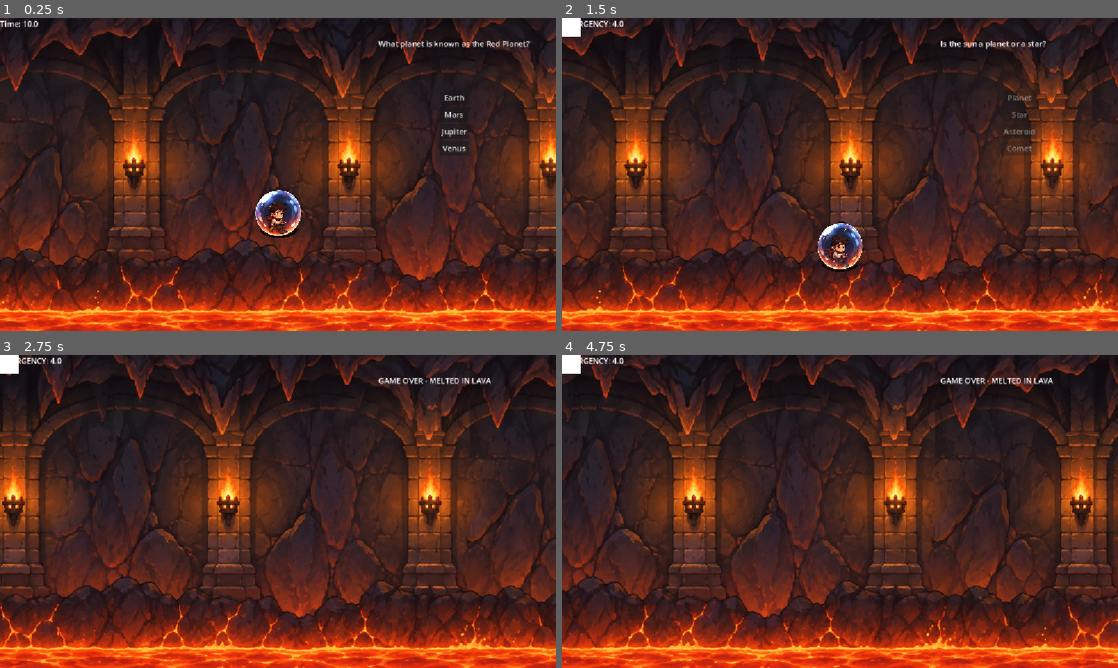
Above: before the commit, frames 1-4 (two rows, left to right).
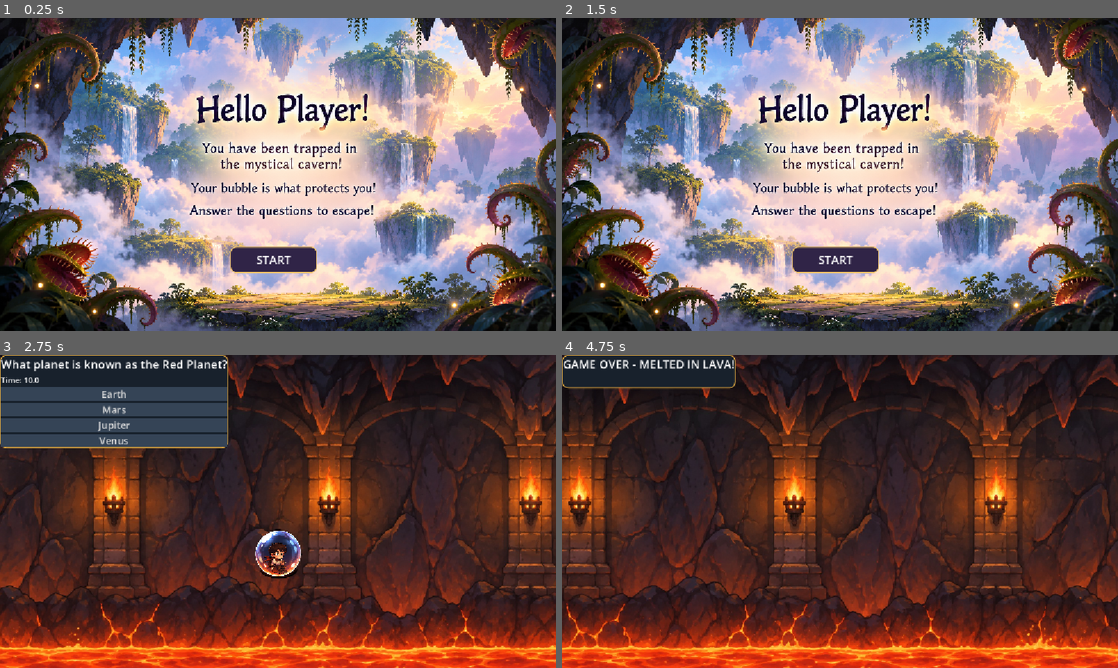
Above: after the commit, the same moments.

Repository: vaisakh-collab/BubbleGravity
Game: Godot game, scene res://Intro.tscn
Two runs of this game, one before a commit and one after it. Both use one fixed random seed, a clock stepped at 60 frames per second and the inputs below. Before the commit the project starts from res://Main.tscn.
Inputs (mouse positions are in pixels of both pictures, inside the frame that each line leads up to):
- Up to frame 1 (0.25 s): no input
- Up to frame 2 (1.5 s): click (1017, 96) at 0.5 s, where only the run before the commit has a clickable "Earth"; click (1017, 96) at 1.25 s, where only the run before the commit has a clickable "Planet"
- Up to frame 3 (2.75 s): click (272, 596) at 2 s, where only the run after the commit has a clickable "START"
- Up to frame 4 (4.75 s): click (678, 392) at 2.75 s, where only the run after the commit has a clickable "Earth"; click (612, 395) at 3.5 s, where only the run after the commit has a clickable "Warm"

The runs differ from the first frame. In frame 1, 94% of the frame differs, in the area x 0-100%, y 0-100%; in frame 2, 94%; in frame 3, 56%; in frame 4, 51%.

Commit message:
Add intro and outro

Diff:
--- /dev/null
+++ b/Intro.tscn
@@ -0,0 +1,67 @@
+[gd_scene format=3 uid="uid://bfd3n0mcexigu"]
+
+[ext_resource type="Texture2D" uid="uid://dbda2u45sqgkm" path="res://Mystical Cavern Game Intro.png" id="1_gjrx4"]
+[ext_resource type="Script" uid="uid://d0wpi11f6eo10" path="res://intro.gd" id="1_sb8jg"]
+
+[sub_resource type="StyleBoxFlat" id="StyleBoxFlat_vltdc"]
+bg_color = Color(0.1882353, 0.14117648, 0.2784314, 1)
+border_width_left = 2
+border_width_top = 2
+border_width_right = 2
+border_width_bottom = 2
+border_color = Color(0.95686275, 0.78039217, 0.41960785, 1)
+corner_radius_top_left = 12
+corner_radius_top_right = 12
+corner_radius_bottom_right = 12
+corner_radius_bottom_left = 12
+
+[sub_resource type="StyleBoxFlat" id="StyleBoxFlat_33sem"]
+bg_color = Color(0.7176471, 0.48235294, 0.21176471, 1)
+border_width_left = 2
+border_width_top = 2
+border_width_right = 2
+border_width_bottom = 2
+border_color = Color(1, 0.9411765, 0.76862746, 1)
+corner_radius_top_left = 12
+corner_radius_top_right = 12
+corner_radius_bottom_right = 12
+corner_radius_bottom_left = 12
+
+[sub_resource type="StyleBoxFlat" id="StyleBoxFlat_sb8jg"]
+bg_color = Color(0.28627452, 0.21176471, 0.37254903, 1)
+border_width_left = 2
+border_width_top = 2
+border_width_right = 2
+border_width_bottom = 2
+border_color = Color(1, 0.9019608, 0.6392157, 1)
+corner_radius_top_left = 12
+corner_radius_top_right = 12
+corner_radius_bottom_right = 12
+corner_radius_bottom_left = 12
+
+[node name="Intro" type="Control" unique_id=570312484]
+layout_mode = 3
+anchors_preset = 15
+anchor_right = 1.0
+anchor_bottom = 1.0
+grow_horizontal = 2
+grow_vertical = 2
+script = ExtResource("1_sb8jg")
+
+[node name="TextureRect" type="TextureRect" parent="." unique_id=976361294]
+layout_mode = 0
+offset_right = 40.0
+offset_bottom = 40.0
+texture = ExtResource("1_gjrx4")
+expand_mode = 1
+
+[node name="Button" type="Button" parent="." unique_id=828796149]
+layout_mode = 0
+offset_left = 477.0
+offset_top = 473.0
+offset_right = 533.0
+offset_bottom = 504.0
+theme_override_styles/normal = SubResource("StyleBoxFlat_vltdc")
+theme_override_styles/pressed = SubResource("StyleBoxFlat_33sem")
+theme_override_styles/hover = SubResource("StyleBoxFlat_sb8jg")
+text = "START"
--- a/Main.tscn
+++ b/Main.tscn
@@ -17,13 +17,27 @@
 [sub_resource type="CircleShape2D" id="CircleShape2D_uu6xs"]
 radius = 9.408501
 
-[node name="Main" type="Node2D" unique_id=541820907 node_paths=PackedStringArray("player_bubble", "question_label", "timer_label", "emergency_overlay", "answer_buttons")]
+[sub_resource type="StyleBoxFlat" id="StyleBoxFlat_wkp8b"]
+bg_color = Color(0.09411765, 0.12941177, 0.17254902, 1)
+border_width_left = 2
+border_width_top = 2
+border_width_right = 2
+border_width_bottom = 2
+border_color = Color(0.8509804, 0.6431373, 0.25490198, 1)
+corner_radius_top_left = 12
+corner_radius_top_right = 12
+corner_radius_bottom_right = 12
+corner_radius_bottom_left = 12
+
+[sub_resource type="StyleBoxFlat" id="StyleBoxFlat_yl73a"]
+bg_color = Color(0.20784314, 0.26666668, 0.3372549, 1)
+
+[node name="Main" type="Node2D" unique_id=541820907 node_paths=PackedStringArray("player_bubble", "question_label", "timer_label", "answer_buttons")]
 script = ExtResource("1_glv2v")
 player_bubble = NodePath("Player")
-question_label = NodePath("CanvasLayer/QuestionLabel")
-timer_label = NodePath("CanvasLayer/TimerLabel")
-emergency_overlay = NodePath("CanvasLayer/EmergencyOverlay")
-answer_buttons = [NodePath("CanvasLayer/ButtonContainer/Answer1"), NodePath("CanvasLayer/ButtonContainer/Answer2"), NodePath("CanvasLayer/ButtonContainer/Answer3"), NodePath("CanvasLayer/ButtonContainer/Answer4")]
+question_label = NodePath("CanvasLayer/QuestionPanel/VBoxContainer/QuestionLabel")
+timer_label = NodePath("CanvasLayer/QuestionPanel/VBoxContainer/TimerLabel")
+answer_buttons = [NodePath("CanvasLayer/QuestionPanel/VBoxContainer/ButtonContainer/Answer1"), NodePath("CanvasLayer/QuestionPanel/VBoxContainer/ButtonContainer/Answer2"), NodePath("CanvasLayer/QuestionPanel/VBoxContainer/ButtonContainer/Answer3"), NodePath("CanvasLayer/QuestionPanel/VBoxContainer/ButtonContainer/Answer4")]
 
 [node name="Parallax2D" type="Parallax2D" parent="." unique_id=11039139]
 repeat_size = Vector2(1248, 0)
@@ -57,36 +71,42 @@
 
 [node name="CanvasLayer" type="CanvasLayer" parent="." unique_id=1951910527]
 
-[node name="EmergencyOverlay" type="ColorRect" parent="CanvasLayer" unique_id=272662635]
+[node name="QuestionPanel" type="PanelContainer" parent="CanvasLayer" unique_id=537082052]
 offset_right = 40.0
 offset_bottom = 40.0
+theme_override_styles/panel = SubResource("StyleBoxFlat_wkp8b")
 
-[node name="QuestionLabel" type="Label" parent="CanvasLayer" unique_id=1471099370]
-offset_left = 784.0
-offset_top = 41.0
-offset_right = 1358.0
-offset_bottom = 231.0
-
-[node name="TimerLabel" type="Label" parent="CanvasLayer" unique_id=74484169]
-offset_right = 40.0
-offset_bottom = 23.0
-
-[node name="ButtonContainer" type="VBoxContainer" parent="CanvasLayer" unique_id=1515524327]
-offset_left = 911.0
-offset_top = 149.0
-offset_right = 951.0
-offset_bottom = 193.0
-
-[node name="Answer1" type="Button" parent="CanvasLayer/ButtonContainer" unique_id=1380191331]
+[node name="VBoxContainer" type="VBoxContainer" parent="CanvasLayer/QuestionPanel" unique_id=1161017700]
 layout_mode = 2
 
-[node name="Answer2" type="Button" parent="CanvasLayer/ButtonContainer" unique_id=408173744]
+[node name="QuestionLabel" type="Label" parent="CanvasLayer/QuestionPanel/VBoxContainer" unique_id=1471099370]
+layout_mode = 2
+theme_override_font_sizes/font_size = 24
+
+[node name="TimerLabel" type="Label" parent="CanvasLayer/QuestionPanel/VBoxContainer" unique_id=74484169]
 layout_mode = 2
 
-[node name="Answer3" type="Button" parent="CanvasLayer/ButtonContainer" unique_id=1040355764]
+[node name="ButtonContainer" type="VBoxContainer" parent="CanvasLayer/QuestionPanel/VBoxContainer" unique_id=1515524327]
 layout_mode = 2
 
-[node name="Answer4" type="Button" parent="CanvasLayer/ButtonContainer" unique_id=146067890]
+[node name="Answer1" type="Button" parent="CanvasLayer/QuestionPanel/VBoxContainer/ButtonContainer" unique_id=1380191331]
 layout_mode = 2
+theme_override_font_sizes/font_size = 20
+theme_override_styles/normal = SubResource("StyleBoxFlat_yl73a")
+
+[node name="Answer2" type="Button" parent="CanvasLayer/QuestionPanel/VBoxContainer/ButtonContainer" unique_id=408173744]
+layout_mode = 2
+theme_override_font_sizes/font_size = 20
+theme_override_styles/normal = SubResource("StyleBoxFlat_yl73a")
+
+[node name="Answer3" type="Button" parent="CanvasLayer/QuestionPanel/VBoxContainer/ButtonContainer" unique_id=1040355764]
+layout_mode = 2
+theme_override_font_sizes/font_size = 20
+theme_override_styles/normal = SubResource("StyleBoxFlat_yl73a")
+
+[node name="Answer4" type="Button" parent="CanvasLayer/QuestionPanel/VBoxContainer/ButtonContainer" unique_id=146067890]
+layout_mode = 2
+theme_override_font_sizes/font_size = 20
+theme_override_styles/normal = SubResource("StyleBoxFlat_yl73a")
 
 [connection signal="body_entered" from="Lava" to="." method="_on_lava_body_entered"]
--- /dev/null
+++ b/Victory.tscn
@@ -0,0 +1,20 @@
+[gd_scene format=3 uid="uid://cqayfug4lkyn6"]
+
+[ext_resource type="Script" uid="uid://1gekpv3bv02p" path="res://victory.gd" id="1_1xd76"]
+[ext_resource type="Texture2D" uid="uid://binted54auo6o" path="res://You Did It in the Floating Isles.png" id="2_dpnpy"]
+
+[node name="Victory" type="Control" unique_id=696581487]
+layout_mode = 3
+anchors_preset = 15
+anchor_right = 1.0
+anchor_bottom = 1.0
+grow_horizontal = 2
+grow_vertical = 2
+script = ExtResource("1_1xd76")
+
+[node name="Background" type="TextureRect" parent="." unique_id=1725121882]
+layout_mode = 0
+offset_right = 40.0
+offset_bottom = 40.0
+texture = ExtResource("2_dpnpy")
+expand_mode = 1
--- /dev/null
+++ b/intro.gd
@@ -0,0 +1,29 @@
+
+extends Control
+
+@onready var background: TextureRect = $TextureRect
+@onready var start_button: Button = $Button
+
+func _ready() -> void:
+	background.set_anchors_and_offsets_preset(
+		Control.PRESET_FULL_RECT
+	)
+
+	start_button.text = "START"
+	start_button.custom_minimum_size = Vector2(180, 55)
+
+
+
+	start_button.add_theme_font_size_override("font_size", 24)
+	start_button.add_theme_color_override(
+		"font_color", Color("#ffffff")
+	)
+
+	# Connect the button to the function below.
+	start_button.pressed.connect(_on_start_button_pressed)
+
+func _on_start_button_pressed() -> void:
+	var error = get_tree().change_scene_to_file("res://Main.tscn")
+
+	if error != OK:
+		push_error("Could not load Main.tscn. Error: " + str(error))
--- a/level_2.tscn
+++ b/level_2.tscn
@@ -15,21 +15,35 @@
 [sub_resource type="CircleShape2D" id="CircleShape2D_uu6xs"]
 radius = 9.408501
 
+[sub_resource type="StyleBoxFlat" id="StyleBoxFlat_wkp8b"]
+bg_color = Color(0.09411765, 0.12941177, 0.17254902, 1)
+border_width_left = 2
+border_width_top = 2
+border_width_right = 2
+border_width_bottom = 2
+border_color = Color(0.8509804, 0.6431373, 0.25490198, 1)
+corner_radius_top_left = 12
+corner_radius_top_right = 12
+corner_radius_bottom_right = 12
+corner_radius_bottom_left = 12
+
+[sub_resource type="StyleBoxFlat" id="StyleBoxFlat_eoq84"]
+bg_color = Color(0.20784314, 0.26666668, 0.3372549, 1)
+
 [sub_resource type="RectangleShape2D" id="RectangleShape2D_r0du0"]
 size = Vector2(3617, 411.5)
 
-[node name="Level2" type="Node2D" unique_id=541820907 node_paths=PackedStringArray("player_bubble", "question_label", "timer_label", "emergency_overlay", "answer_buttons")]
+[node name="Level2" type="Node2D" unique_id=541820907 node_paths=PackedStringArray("player_bubble", "question_label", "timer_label", "answer_buttons")]
 script = ExtResource("1_15wb7")
 player_bubble = NodePath("Player")
-question_label = NodePath("CanvasLayer/QuestionLabel")
-timer_label = NodePath("CanvasLayer/TimerLabel")
-emergency_overlay = NodePath("CanvasLayer/EmergencyOverlay")
-answer_buttons = [NodePath("CanvasLayer/ButtonContainer/Answer1"), NodePath("CanvasLayer/ButtonContainer/Answer2"), NodePath("CanvasLayer/ButtonContainer/Answer3"), NodePath("CanvasLayer/ButtonContainer/Answer4")]
+question_label = NodePath("CanvasLayer/QuestionPanel/VBoxContainer/QuestionLabel")
+timer_label = NodePath("CanvasLayer/QuestionPanel/VBoxContainer/TimerLabel")
+answer_buttons = [NodePath("CanvasLayer/QuestionPanel/VBoxContainer/ButtonContainer/Answer1"), NodePath("CanvasLayer/QuestionPanel/VBoxContainer/ButtonContainer/Answer2"), NodePath("CanvasLayer/QuestionPanel/VBoxContainer/ButtonContainer/Answer3"), NodePath("CanvasLayer/QuestionPanel/VBoxContainer/ButtonContainer/Answer4")]
 
 [node name="Parallax2D" type="Parallax2D" parent="." unique_id=11039139]
 scroll_scale = Vector2(0.3, 0.3)
 repeat_size = Vector2(2340.8, 0)
-autoscroll = Vector2(-100, 0)
+autoscroll = Vector2(-30, 0)
 repeat_times = 3
 
 [node name="Sprite2D" type="Sprite2D" parent="Parallax2D" unique_id=793158073]
@@ -53,37 +67,44 @@
 
 [node name="CanvasLayer" type="CanvasLayer" parent="." unique_id=1951910527]
 
-[node name="EmergencyOverlay" type="ColorRect" parent="CanvasLayer" unique_id=272662635]
+[node name="QuestionPanel" type="PanelContainer" parent="CanvasLayer" unique_id=1492769671]
+offset_top = 318.0
 offset_right = 40.0
-offset_bottom = 40.0
+offset_bottom = 431.0
+theme_override_styles/panel = SubResource("StyleBoxFlat_wkp8b")
 
-[node name="QuestionLabel" type="Label" parent="CanvasLayer" unique_id=1471099370]
-offset_left = 784.0
-offset_top = 41.0
-offset_right = 1358.0
-offset_bottom = 231.0
-
-[node name="TimerLabel" type="Label" parent="CanvasLayer" unique_id=74484169]
-offset_right = 40.0
-offset_bottom = 23.0
-
-[node name="ButtonContainer" type="VBoxContainer" parent="CanvasLayer" unique_id=1515524327]
-offset_left = 911.0
-offset_top = 149.0
-offset_right = 951.0
-offset_bottom = 193.0
-
-[node name="Answer1" type="Button" parent="CanvasLayer/ButtonContainer" unique_id=1380191331]
+[node name="VBoxContainer" type="VBoxContainer" parent="CanvasLayer/QuestionPanel" unique_id=301690351]
 layout_mode = 2
 
-[node name="Answer2" type="Button" parent="CanvasLayer/ButtonContainer" unique_id=408173744]
+[node name="QuestionLabel" type="Label" parent="CanvasLayer/QuestionPanel/VBoxContainer" unique_id=1471099370]
+layout_mode = 2
+theme_override_font_sizes/font_size = 24
+
+[node name="TimerLabel" type="Label" parent="CanvasLayer/QuestionPanel/VBoxContainer" unique_id=74484169]
 layout_mode = 2
 
-[node name="Answer3" type="Button" parent="CanvasLayer/ButtonContainer" unique_id=1040355764]
+[node name="ButtonContainer" type="VBoxContainer" parent="CanvasLayer/QuestionPanel/VBoxContainer" unique_id=1515524327]
 layout_mode = 2
 
-[node name="Answer4" type="Button" parent="CanvasLayer/ButtonContainer" unique_id=146067890]
+[node name="Answer1" type="Button" parent="CanvasLayer/QuestionPanel/VBoxContainer/ButtonContainer" unique_id=1380191331]
 layout_mode = 2
+theme_override_font_sizes/font_size = 20
+theme_override_styles/normal = SubResource("StyleBoxFlat_eoq84")
+
+[node name="Answer2" type="Button" parent="CanvasLayer/QuestionPanel/VBoxContainer/ButtonContainer" unique_id=408173744]
+layout_mode = 2
+theme_override_font_sizes/font_size = 20
+theme_override_styles/normal = SubResource("StyleBoxFlat_eoq84")
+
+[node name="Answer3" type="Button" parent="CanvasLayer/QuestionPanel/VBoxContainer/ButtonContainer" unique_id=1040355764]
+layout_mode = 2
+theme_override_font_sizes/font_size = 20
+theme_override_styles/normal = SubResource("StyleBoxFlat_eoq84")
+
+[node name="Answer4" type="Button" parent="CanvasLayer/QuestionPanel/VBoxContainer/ButtonContainer" unique_id=146067890]
+layout_mode = 2
+theme_override_font_sizes/font_size = 20
+theme_override_styles/normal = SubResource("StyleBoxFlat_eoq84")
 
 [node name="ParallaxPlant" type="Parallax2D" parent="." unique_id=1953134492]
 repeat_size = Vector2(2048, 0)
@@ -93,7 +114,7 @@
 [node name="Plants" type="Area2D" parent="ParallaxPlant" unique_id=622069378]
 
 [node name="LavaCollision" type="CollisionShape2D" parent="ParallaxPlant/Plants" unique_id=2056796054]
-position = Vector2(191, 689)
+position = Vector2(188, 717)
 shape = SubResource("RectangleShape2D_r0du0")
 
 [node name="Sprite2D" type="Sprite2D" parent="ParallaxPlant/Plants" unique_id=1881810435]
--- a/main.gd
+++ b/main.gd
@@ -4,8 +4,8 @@
 @export var player_bubble: CharacterBody2D
 @export var question_label: Label
 @export var timer_label: Label
-@export var emergency_overlay: ColorRect
 @export var answer_buttons: Array[Button] = []
+@export_file("*.tscn") var next_level_scene: String = "res://level_2.tscn"
 
 @onready var normal_timer: Timer = Timer.new()
 @onready var emergency_timer: Timer = Timer.new()
@@ -20,12 +20,66 @@
 var normal_questions = [
 	{"q": "What planet is known as the Red Planet?", "options": ["Earth", "Mars", "Jupiter", "Venus"], "correct": 1},
 	{"q": "What is the chemical symbol for water?", "options": ["H2O", "O2", "CO2", "NaCl"], "correct": 0},
-	{"q": "What force pulls objects to the ground?", "options": ["Magnetism", "Friction", "Gravity", "Inertia"], "correct": 2}
+	{"q": "What force pulls objects to the ground?", "options": ["Magnetism", "Friction", "Gravity", "Inertia"], "correct": 2},
+	{"q": "Which gas do plants absorb?", "options": ["Oxygen", "Carbon dioxide", "Nitrogen", "Helium"],"correct": 1},
+
+{"q": "How many sides does a hexagon have?",
+ "options": ["Five", "Six", "Seven", "Eight"],
+ "correct": 1},
+
+{"q": "Which is the largest ocean?",
+ "options": ["Atlantic", "Indian", "Arctic", "Pacific"],
+ "correct": 3},
+
+{"q": "What is the closest star to Earth?",
+ "options": ["Sirius", "The Sun", "Polaris", "Vega"],
+ "correct": 1},
+
+{"q": "What is 12 × 8?",
+ "options": ["86", "92", "96", "108"],
+ "correct": 2},
+	{"q": "Earth's natural satellite?", "options": ["Mars", "Moon", "Sun", "Venus"], "correct": 1},
+	{"q": "Boiling point of water?", "options": ["50 C", "75 C", "100 C", "150 C"], "correct": 2},
+	{"q": "Which is a mammal?", "options": ["Shark", "Dolphin", "Trout", "Frog"], "correct": 1},
+	{"q": "A spider has how many legs?", "options": ["6", "8", "10", "12"], "correct": 1},
+	{"q": "Which is a prime number?", "options": ["9", "15", "17", "21"], "correct": 2},
+	{"q": "Largest planet?", "options": ["Earth", "Saturn", "Jupiter", "Mars"], "correct": 2},
+	{"q": "Which organ pumps blood?", "options": ["Lungs", "Heart", "Liver", "Brain"], "correct": 1}
 ]
 
+var level_2_questions = [
+	{"q": "What absorbs water in plants?", "options": ["Leaves", "Roots", "Flowers", "Fruit"], "correct": 1},
+	{"q": "How do plants make food?", "options": ["Digestion", "Photosynthesis", "Fermentation", "Melting"], "correct": 1},
+	{"q": "Which planet has rings?", "options": ["Mars", "Saturn", "Mercury", "Earth"], "correct": 1},
+	{"q": "Hardest natural substance?", "options": ["Iron", "Quartz", "Diamond", "Granite"], "correct": 2},
+	{"q": "Main gas in the air?", "options": ["Oxygen", "Nitrogen", "Hydrogen", "Helium"], "correct": 1},
+	{"q": "Energy from the Sun?", "options": ["Solar", "Sound", "Wind", "Chemical"], "correct": 0},
+	{"q": "Which animal lays eggs?", "options": ["Cat", "Whale", "Turtle", "Dog"], "correct": 2},
+	{"q": "What do bees collect?", "options": ["Nectar", "Sand", "Bark", "Stone"], "correct": 0},
+	{"q": "Which part makes seeds?", "options": ["Root", "Flower", "Stem", "Bark"], "correct": 1},
+	{"q": "Frozen water is called?", "options": ["Steam", "Ice", "Mist", "Dew"], "correct": 1},
+	{"q": "Which is a renewable source?", "options": ["Coal", "Petrol", "Sunlight", "Diesel"], "correct": 2},
+	{"q": "What is Earth's shape?", "options": ["Cube", "Sphere-like", "Flat disc", "Cylinder"], "correct": 1},
+	{"q": "Which animal changes colour?", "options": ["Camel", "Chameleon", "Rabbit", "Horse"], "correct": 1},
+	{"q": "What carries water in plants?", "options": ["Xylem", "Petal", "Pollen", "Seed"], "correct": 0},
+	{"q": "Which is a gas?", "options": ["Ice", "Oxygen", "Iron", "Salt"], "correct": 1}
+]
+
+var active_questions: Array = []
+
 var emergency_questions = [
-	{"q": "QUICK! 8 x 7 = ?", "options": ["54", "56", "64", "62"], "correct": 1},
-	{"q": "Is the sun a planet or a star?", "options": ["Planet", "Star", "Asteroid", "Comet"], "correct": 1}
+	{"q": "5 + 7 = ?", "options": ["10", "11", "12", "13"], "correct": 2},
+	{"q": "9 x 3 = ?", "options": ["18", "27", "24", "21"], "correct": 1},
+	{"q": "Capital of Japan?", "options": ["Seoul", "Tokyo", "Beijing", "Bangkok"], "correct": 1},
+	{"q": "Opposite of hot?", "options": ["Warm", "Cold", "Dry", "Bright"], "correct": 1},
+	{"q": "8 x 7 = ?", "options": ["54", "56", "64", "62"], "correct": 1},
+	{"q": "Sun: planet or star?", "options": ["Planet", "Star", "Comet", "Asteroid"], "correct": 1},
+	{"q": "How many days in a week?", "options": ["5", "6", "7", "8"], "correct": 2},
+	{"q": "Which is a colour?", "options": ["Circle", "Blue", "Litre", "Heavy"], "correct": 1},
+	{"q": "15 - 6 = ?", "options": ["7", "8", "9", "10"], "correct": 2},
+	{"q": "Which animal barks?", "options": ["Cat", "Dog", "Cow", "Duck"], "correct": 1},
+	{"q": "Half of 20?", "options": ["5", "10", "15", "20"], "correct": 1},
+	{"q": "Which is a fruit?", "options": ["Carrot", "Potato", "Apple", "Onion"], "correct": 2}
 ]
 
 func _ready() -> void:
@@ -43,9 +97,10 @@
 	for i in range(answer_buttons.size()):
 		answer_buttons[i].pressed.connect(_on_answer_button_pressed.bind(i))
 
-	if emergency_overlay:
-		emergency_overlay.visible = false
-
+	if get_tree().current_scene.scene_file_path == "res://level_2.tscn":
+		active_questions = level_2_questions
+	else:
+		active_questions = normal_questions
 	load_next_question()
 
 func _process(_delta: float) -> void:
@@ -55,10 +110,10 @@
 		timer_label.text = "EMERGENCY: " + str(ceil(emergency_timer.time_left))
 
 func load_next_question() -> void:
-	if current_question_index >= normal_questions.size():
+	if current_question_index >= active_questions.size():
 		current_question_index = 0
 
-	var q_data = normal_questions[current_question_index]
+	var q_data = active_questions[current_question_index]
 	setup_ui_for_question(q_data)
 	normal_timer.start(normal_time_limit)
 
@@ -66,8 +121,6 @@
 	is_emergency = true
 	normal_timer.stop()
 
-	if emergency_overlay:
-		emergency_overlay.visible = true
 
 	var q_data = emergency_questions.pick_random()
 	setup_ui_for_question(q_data)
@@ -97,8 +150,7 @@
 func handle_correct_answer() -> void:
 	if is_emergency:
 		is_emergency = false
-		if emergency_overlay:
-			emergency_overlay.visible = false
+
 		emergency_timer.stop()
 		player_bubble.on_emergency_survived()
 
@@ -128,25 +180,44 @@
 func _on_game_over() -> void:
 	normal_timer.stop()
 	emergency_timer.stop()
-	question_label.text = "GAME OVER - MELTED IN LAVA"
-	if emergency_overlay:
-		emergency_overlay.visible = true
+	if get_tree().current_scene.scene_file_path == "res://level_2.tscn":
+		question_label.text = "GAME OVER - EATEN BY PLANTS!"
+	else:
+		question_label.text = "GAME OVER - MELTED IN LAVA!"
+
 	for btn in answer_buttons:
 		btn.hide()
+	if timer_label:
+		timer_label.text = ""
+
+	if player_bubble:
+		player_bubble.visible = false          # Makes the player disappear instantly
+		player_bubble.set_physics_process(false) # Stops the player from continuing to fall
+
 
 func _on_level_complete() -> void:
 	normal_timer.stop()
 	emergency_timer.stop()
+
 	question_label.text = "LEVEL COMPLETE!"
+
 	for btn in answer_buttons:
 		btn.hide()
 
 	await get_tree().create_timer(1.0).timeout
-	var next_level = "res://level_2.tscn"
-	var error = get_tree().change_scene_to_file(next_level)
+
+	var current_scene = get_tree().current_scene.scene_file_path
+	var destination: String
+
+	if current_scene == "res://level_2.tscn":
+		destination = "res://Victory.tscn"
+	else:
+		destination = "res://level_2.tscn"
+
+	var error = get_tree().change_scene_to_file(destination)
+
 	if error != OK:
-		print("Failed to load next level: ", error)
-
+		push_error("Failed to load scene: " + destination)
 
 func _on_lava_body_entered(body: Node2D) -> void:
 	if body == player_bubble:
--- a/project.godot
+++ b/project.godot
@@ -11,7 +11,7 @@
 [application]
 
 config/name="Game_1"
-run/main_scene="uid://sneyvaaj7gmp"
+run/main_scene="uid://bfd3n0mcexigu"
 config/features=PackedStringArray("4.7", "GL Compatibility")
 config/icon="res://icon.svg"
 
--- /dev/null
+++ b/victory.gd
@@ -0,0 +1,9 @@
+
+extends Control
+
+@onready var background: TextureRect = $Background
+
+func _ready() -> void:
+	background.set_anchors_and_offsets_preset(
+		Control.PRESET_FULL_RECT
+	)
Binary file added: Mystical Cavern Game Intro.png
Not shown, added: Mystical Cavern Game Intro.png.import
Binary file added: You Did It in the Floating Isles.png
Not shown, added: You Did It in the Floating Isles.png.import
Not shown, added: intro.gd.uid
Not shown, added: victory.gd.uid
